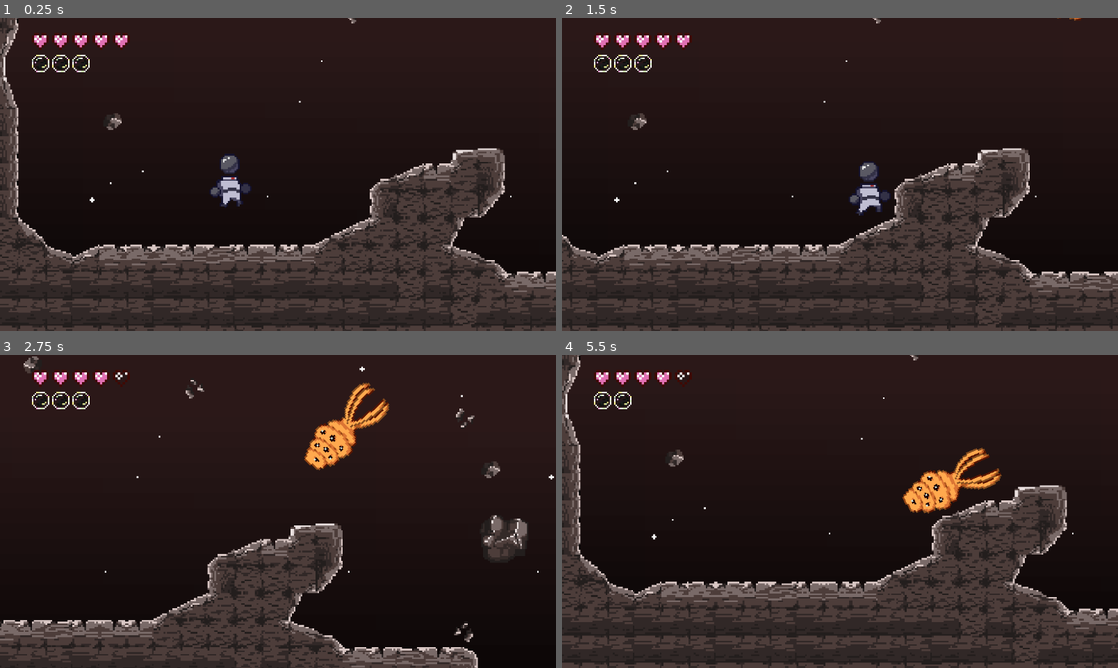
Above: before the commit, frames 1-4 (two rows, left to right).
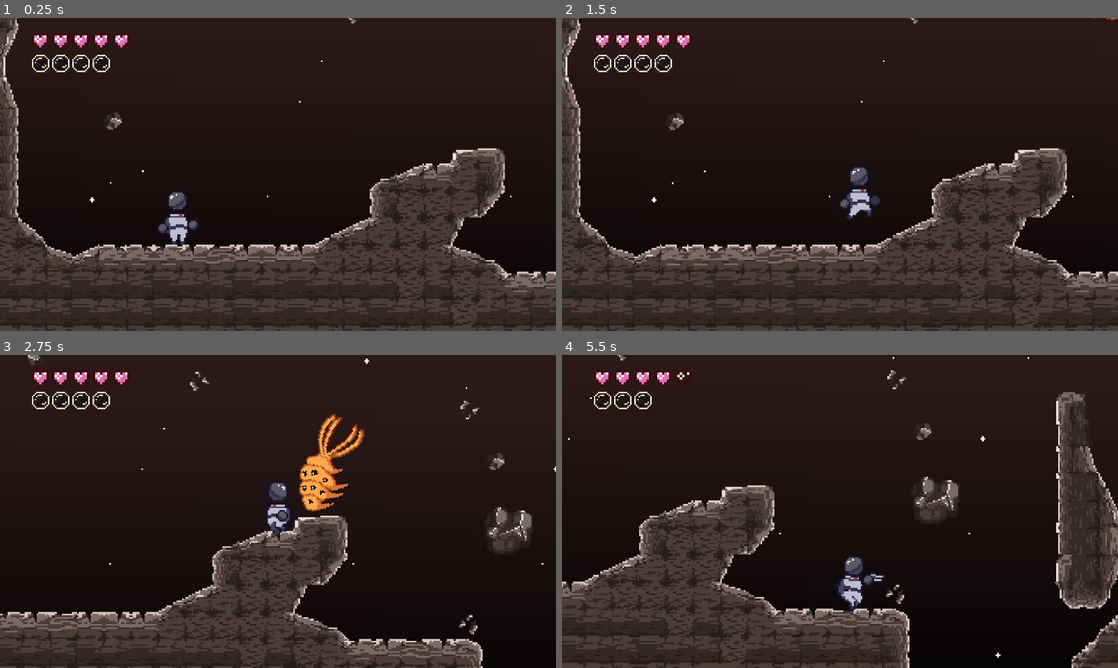
Above: after the commit, the same moments.

Repository: Autumn64/contingencia_estelar
Game: Godot game, scene res://scenes/juego.tscn
Two runs of this game, one before a commit and one after it. Both use one fixed random seed, a clock stepped at 60 frames per second and the inputs below. Sound files missing from this copy of the repository are replaced by a short silence.
Inputs:
- Up to frame 1 (0.25 s): no input
- Up to frame 2 (1.5 s): hold Right (move_right) from 0.53 s (still down); tap X (attack) at 0.6 s; tap Z (jump) at 0.77, 0.8, 1.07, 1.35 s
- Up to frame 3 (2.75 s): tap Z (jump) at 1.52, 1.82, 2.3 s; tap X (attack) at 1.55, 2.1 s; release Right (move_right) at 2.03 s; hold Left (move_left) from 2.03 s (still down)
- Up to frame 4 (5.5 s): release Left (move_left) at 2.78 s; hold Right (move_right) 2.78-4.28 s; tap C (slide) at 2.85 s; tap Z (jump) at 3.02, 3.32, 3.77, 3.8, 4.07, 4.35, 4.52, 4.82, 5.3 s; tap X (attack) at 3.05, 3.6, 4.55, 5.1 s; hold Left (move_left) 4.28-5.03 s; hold Right (move_right) from 5.03 s (still down)

The runs differ from the first frame. In frame 1, 1.8% of the frame differs, in the area x 0-100%, y 0-100%; in frame 2, 18%; in frame 3, 15%; in frame 4, 36%.

Commit message:
Animación de muerte
Signed-off-by: Autumn64 <autumn64@disroot.org>

Diff:
--- a/contingencia-estelar/project.godot
+++ b/contingencia-estelar/project.godot
@@ -21,6 +21,7 @@
 
 [display]
 
+window/size/mode=2
 window/stretch/mode="viewport"
 
 [input]
--- a/contingencia-estelar/scenes/biiblet.tscn
+++ b/contingencia-estelar/scenes/biiblet.tscn
@@ -109,6 +109,45 @@
 [sub_resource type="CapsuleShape2D" id="CapsuleShape2D_hb6rm"]
 radius = 17.0
 height = 56.0
+
+[sub_resource type="Animation" id="Animation_hb6rm"]
+length = 0.001
+tracks/0/type = "value"
+tracks/0/imported = false
+tracks/0/enabled = true
+tracks/0/path = NodePath("AttackedAudio:playing")
+tracks/0/interp = 1
+tracks/0/loop_wrap = true
+tracks/0/keys = {
+"times": PackedFloat32Array(0),
+"transitions": PackedFloat32Array(1),
+"update": 1,
+"values": [false]
+}
+tracks/1/type = "value"
+tracks/1/imported = false
+tracks/1/enabled = true
+tracks/1/path = NodePath("DamageZone/CollisionShape2D:disabled")
+tracks/1/interp = 1
+tracks/1/loop_wrap = true
+tracks/1/keys = {
+"times": PackedFloat32Array(0),
+"transitions": PackedFloat32Array(1),
+"update": 1,
+"values": [false]
+}
+tracks/2/type = "value"
+tracks/2/imported = false
+tracks/2/enabled = true
+tracks/2/path = NodePath("AnimatedSprite2D:visible")
+tracks/2/interp = 1
+tracks/2/loop_wrap = true
+tracks/2/keys = {
+"times": PackedFloat32Array(0),
+"transitions": PackedFloat32Array(1),
+"update": 1,
+"values": [true]
+}
 
 [sub_resource type="Animation" id="Animation_gwmvq"]
 resource_name = "attacked"
@@ -126,45 +165,6 @@
 "values": [true]
 }
 
-[sub_resource type="Animation" id="Animation_hb6rm"]
-length = 0.001
-tracks/0/type = "value"
-tracks/0/imported = false
-tracks/0/enabled = true
-tracks/0/path = NodePath("AttackedAudio:playing")
-tracks/0/interp = 1
-tracks/0/loop_wrap = true
-tracks/0/keys = {
-"times": PackedFloat32Array(0),
-"transitions": PackedFloat32Array(1),
-"update": 1,
-"values": [false]
-}
-tracks/1/type = "value"
-tracks/1/imported = false
-tracks/1/enabled = true
-tracks/1/path = NodePath("DamageZone/CollisionShape2D:disabled")
-tracks/1/interp = 1
-tracks/1/loop_wrap = true
-tracks/1/keys = {
-"times": PackedFloat32Array(0),
-"transitions": PackedFloat32Array(1),
-"update": 1,
-"values": [false]
-}
-tracks/2/type = "value"
-tracks/2/imported = false
-tracks/2/enabled = true
-tracks/2/path = NodePath("AnimatedSprite2D:visible")
-tracks/2/interp = 1
-tracks/2/loop_wrap = true
-tracks/2/keys = {
-"times": PackedFloat32Array(0),
-"transitions": PackedFloat32Array(1),
-"update": 1,
-"values": [true]
-}
-
 [sub_resource type="Animation" id="Animation_6fo31"]
 resource_name = "attacked_die"
 length = 0.45
--- a/contingencia-estelar/scenes/juego.tscn
+++ b/contingencia-estelar/scenes/juego.tscn
@@ -2913,6 +2913,66 @@
 [sub_resource type="WorldBoundaryShape2D" id="WorldBoundaryShape2D_iq6uk"]
 distance = -10.0
 
+[sub_resource type="Animation" id="Animation_ae6e5"]
+resource_name = "fade_out"
+tracks/0/type = "value"
+tracks/0/imported = false
+tracks/0/enabled = true
+tracks/0/path = NodePath("FadeOverlay:color")
+tracks/0/interp = 1
+tracks/0/loop_wrap = true
+tracks/0/keys = {
+"times": PackedFloat32Array(0, 1),
+"transitions": PackedFloat32Array(1, 1),
+"update": 0,
+"values": [Color(0, 0, 0, 0), Color(0, 0, 0, 1)]
+}
+tracks/1/type = "value"
+tracks/1/imported = false
+tracks/1/enabled = true
+tracks/1/path = NodePath("Jugador/AudioStreamPlayer2D:volume_db")
+tracks/1/interp = 1
+tracks/1/loop_wrap = true
+tracks/1/keys = {
+"times": PackedFloat32Array(0, 1),
+"transitions": PackedFloat32Array(1, 1),
+"update": 0,
+"values": [0.0, -80.0]
+}
+
+[sub_resource type="Animation" id="Animation_y8n3i"]
+length = 0.001
+tracks/0/type = "value"
+tracks/0/imported = false
+tracks/0/enabled = true
+tracks/0/path = NodePath("FadeOverlay:color")
+tracks/0/interp = 1
+tracks/0/loop_wrap = true
+tracks/0/keys = {
+"times": PackedFloat32Array(0),
+"transitions": PackedFloat32Array(1),
+"update": 0,
+"values": [Color(0, 0, 0, 0)]
+}
+tracks/1/type = "value"
+tracks/1/imported = false
+tracks/1/enabled = true
+tracks/1/path = NodePath("Jugador/AudioStreamPlayer2D:volume_db")
+tracks/1/interp = 1
+tracks/1/loop_wrap = true
+tracks/1/keys = {
+"times": PackedFloat32Array(0),
+"transitions": PackedFloat32Array(1),
+"update": 0,
+"values": [0.0]
+}
+
+[sub_resource type="AnimationLibrary" id="AnimationLibrary_pncoq"]
+_data = {
+&"RESET": SubResource("Animation_y8n3i"),
+&"fade_out": SubResource("Animation_ae6e5")
+}
+
 [node name="Juego" type="Node2D"]
 
 [node name="TextureRect" type="TextureRect" parent="."]
@@ -2932,8 +2992,17 @@
 layer_1/name = "Midground"
 layer_1/tile_data = PackedInt32Array(393210, 589824, 1, 393211, 589824, 805306369, 393212, 458752, 1, 393213, 393216, 1 …(19090 unchanged characters)…
 
+[node name="FadeOverlay" type="ColorRect" parent="."]
+z_index = 2
+offset_left = -131.0
+offset_top = -427.0
+offset_right = 3440.0
+offset_bottom = 198.0
+color = Color(0, 0, 0, 0)
+
 [node name="Jugador" parent="." instance=ExtResource("1_x4n2o")]
-position = Vector2(46, 51)
+z_index = 3
+position = Vector2(15, 77)
 
 [node name="Camera2D" type="Camera2D" parent="Jugador"]
 position = Vector2(0, -11)
@@ -3044,3 +3113,8 @@
 
 [node name="c-5" parent="HUD/Corazones" instance=ExtResource("11_ae6e5")]
 position = Vector2(254, 51)
+
+[node name="AnimationPlayer" type="AnimationPlayer" parent="."]
+libraries = {
+&"": SubResource("AnimationLibrary_pncoq")
+}
--- a/contingencia-estelar/scenes/jugador.tscn
+++ b/contingencia-estelar/scenes/jugador.tscn
@@ -11,6 +11,7 @@
 [ext_resource type="AudioStream" uid="uid://cf6o3x5sci02y" path="res://assets/sfx/dash.ogg" id="9_6lqtn"]
 [ext_resource type="AudioStream" uid="uid://du2vi70kmc0pe" path="res://assets/sfx/attack.ogg" id="10_6lqtn"]
 [ext_resource type="AudioStream" uid="uid://bathjpwvp8cw4" path="res://assets/sfx/attack_player.ogg" id="11_auomn"]
+[ext_resource type="AudioStream" uid="uid://b2xyk1aow26bw" path="res://assets/sfx/dying.ogg" id="12_pdyqb"]
 
 [sub_resource type="AtlasTexture" id="AtlasTexture_73qt7"]
 atlas = ExtResource("2_gynwn")
@@ -426,6 +427,18 @@
 "update": 1,
 "values": [false]
 }
+tracks/2/type = "value"
+tracks/2/imported = false
+tracks/2/enabled = true
+tracks/2/path = NodePath("DyingAudio:playing")
+tracks/2/interp = 1
+tracks/2/loop_wrap = true
+tracks/2/keys = {
+"times": PackedFloat32Array(0),
+"transitions": PackedFloat32Array(1),
+"update": 1,
+"values": [false]
+}
 
 [sub_resource type="Animation" id="Animation_xm55e"]
 resource_name = "damaged"
@@ -455,10 +468,65 @@
 "values": [true]
 }
 
+[sub_resource type="Animation" id="Animation_auomn"]
+resource_name = "damaged"
+length = 5.0
+tracks/0/type = "value"
+tracks/0/imported = false
+tracks/0/enabled = true
+tracks/0/path = NodePath(".:visible")
+tracks/0/interp = 1
+tracks/0/loop_wrap = true
+tracks/0/keys = {
+"times": PackedFloat32Array(0.033333335, 0.083333336, 0.13333334, 0.18333334, 0.23333333, 0.28333333, 0.33333334, 0.38333333, 0.43333334, 0.48333332, 0.53333336, 0.5833334, 0.6333334, 0.68333334, 0.73333335, 0.78333336, 0.8333334, 0.8833334, 0.93333334, 0.98333335, 1.0333333, 1.0833333, 1.1333333, 1.1833333, 1.2333333, 1.2833333, 1.3333333, 1.3833333, 1.4333333, 1.5),
+"transitions": PackedFloat32Array(1, 1, 1, 1, 1, 1, 1, 1, 1, 1, 1, 1, 1, 1, 1, 1, 1, 1, 1, 1, 1, 1, 1, 1, 1, 1, 1, 1, 1, 1),
+"update": 1,
+"values": [false, true, false, true, false, true, false, true, false, true, false, true, false, true, false, true, false, true, false, true, false, true, false, true, false, true, false, true, false, false]
+}
+tracks/1/type = "value"
+tracks/1/imported = false
+tracks/1/enabled = true
+tracks/1/path = NodePath("DamageArea/CollisionShape2D:disabled")
+tracks/1/interp = 1
+tracks/1/loop_wrap = true
+tracks/1/keys = {
+"times": PackedFloat32Array(0),
+"transitions": PackedFloat32Array(1),
+"update": 1,
+"values": [true]
+}
+tracks/2/type = "value"
+tracks/2/imported = false
+tracks/2/enabled = true
+tracks/2/path = NodePath("DyingAudio:playing")
+tracks/2/interp = 1
+tracks/2/loop_wrap = true
+tracks/2/keys = {
+"times": PackedFloat32Array(0.73333335),
+"transitions": PackedFloat32Array(1),
+"update": 1,
+"values": [true]
+}
+tracks/3/type = "method"
+tracks/3/imported = false
+tracks/3/enabled = true
+tracks/3/path = NodePath(".")
+tracks/3/interp = 1
+tracks/3/loop_wrap = true
+tracks/3/keys = {
+"times": PackedFloat32Array(4.9333334),
+"transitions": PackedFloat32Array(1),
+"values": [{
+"args": [],
+"method": &"reload_level"
+}]
+}
+
 [sub_resource type="AnimationLibrary" id="AnimationLibrary_auomn"]
 _data = {
 &"RESET": SubResource("Animation_6lqtn"),
-&"damaged": SubResource("Animation_xm55e")
+&"damaged": SubResource("Animation_xm55e"),
+&"dying": SubResource("Animation_auomn")
 }
 
 [node name="Jugador" type="CharacterBody2D"]
@@ -469,7 +537,7 @@
 [node name="AnimatedSprite2D" type="AnimatedSprite2D" parent="."]
 position = Vector2(0, -16)
 sprite_frames = SubResource("SpriteFrames_k64kw")
-animation = &"attacking_jumping"
+animation = &"idle"
 autoplay = "idle"
 
 [node name="CollisionShape2D" type="CollisionShape2D" parent="."]
@@ -530,6 +598,9 @@
 stream = ExtResource("11_auomn")
 volume_db = 4.0
 
+[node name="DyingAudio" type="AudioStreamPlayer2D" parent="."]
+stream = ExtResource("12_pdyqb")
+
 [connection signal="animation_finished" from="AnimatedSprite2D" to="." method="_on_animated_sprite_2d_animation_finished"]
 [connection signal="timeout" from="LifeTimer" to="." method="_on_life_timer_timeout"]
 [connection signal="area_entered" from="AttackShape" to="." method="_on_attack_shape_area_entered"]
--- a/contingencia-estelar/scripts/hud.gd
+++ b/contingencia-estelar/scripts/hud.gd
@@ -1,4 +1,10 @@
 extends CanvasLayer
+
+@onready var animation_player: AnimationPlayer = $"/root/Juego/AnimationPlayer"
+
+
+func fade_to_black():
+	animation_player.play("fade_out")
 
 @onready var burbujas: Array = [
 	$"Burbujas/b-1",
--- a/contingencia-estelar/scripts/jugador.gd
+++ b/contingencia-estelar/scripts/jugador.gd
@@ -10,16 +10,39 @@
 @onready var attack_audio: AudioStreamPlayer2D = $AttackAudio
 @onready var damage_audio: AudioStreamPlayer2D = $DamageAudio
 
+@onready var biiblets: Node = $"/root/Juego/Biiblets"
+@onready var akritas: Node = $"/root/Juego/Akritas"
+
 var t_espera: float = 0.0
 var calculo_inicial: bool = false
 
 const SPEED = 100.0
 const JUMP_VELOCITY = -130.0
 var life = 100
-var oxygen = 40
+var oxygen = 60
 var acc = 0
 var sliding = false
 var attacking = false
+var can_move = true
+
+func reload_level():
+	get_tree().reload_current_scene()
+
+func clear_enemies():
+	for element in biiblets.get_children():
+		element.queue_free()
+
+	for element in akritas.get_children():
+		element.queue_free()
+
+func player_die() -> void:
+	sprite.play("idle")
+	clear_enemies()
+	set_process_input(false)
+	can_move = false
+	velocity = Vector2.ZERO
+	hud.fade_to_black()
+	animation_player_2.play("dying")
 
 func calcular_vida() -> void:
 	if life <= 0:
@@ -65,9 +88,10 @@
 	calcular_burbujas()
 	calcular_vida()
 	if life <= 0:
-		get_tree().reload_current_scene()
+		player_die()
 
 func attack_event():
+	if not can_move: return
 	attacking = true
 	if is_on_floor():
 		sprite.play("attacking_running" if velocity.x != 0 else "attacking_idle")
@@ -78,6 +102,7 @@
 	velocity = force
 
 func onair_physics(delta: float) -> void:
+	if not can_move: return
 	acc = 1.3
 	velocity += get_gravity() * delta
 
@@ -94,6 +119,7 @@
 		sliding = true
 
 func onfloor_physics() -> void:
+	if not can_move: return
 	acc = 2.0
 	sliding = false
 
@@ -113,6 +139,7 @@
 
 
 func _physics_process(delta: float) -> void:
+	if not can_move: return
 	# Add the gravity.
 	if not is_on_floor():
 		onair_physics(delta)
@@ -168,3 +195,5 @@
 func _on_animation_player_2_animation_finished(anim_name: StringName) -> void:
 	if anim_name == "damaged":
 		animation_player_2.play("RESET")
+	#if anim_name == "dying":
+		#get_tree().reload_current_scene()
Not shown: 1 places in contingencia-estelar/scenes/juego.tscn that only renumber resources
Not shown: 1 places in contingencia-estelar/scenes/jugador.tscn that only renumber resources
Not shown, added: contingencia-estelar/assets/sfx/dying.ogg
